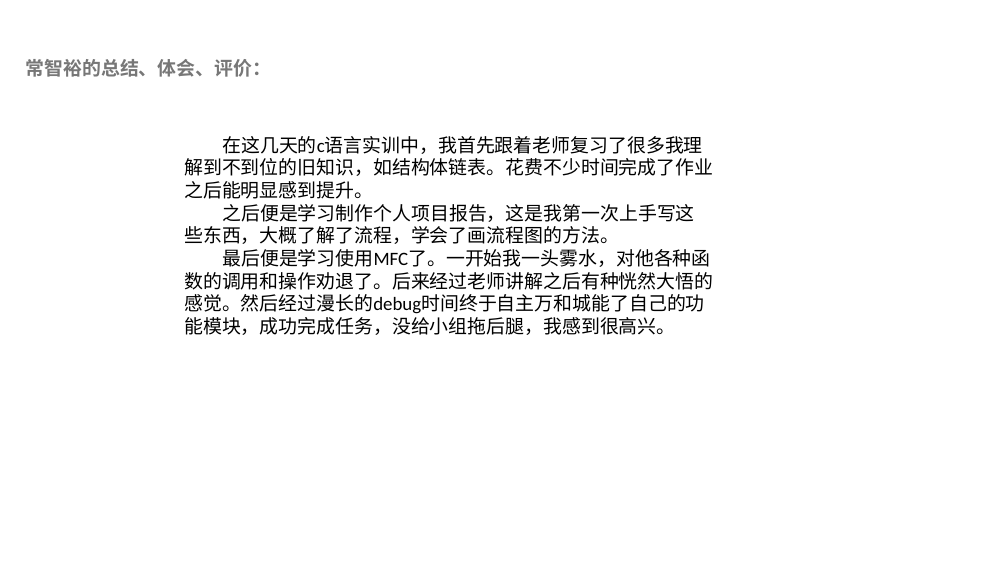
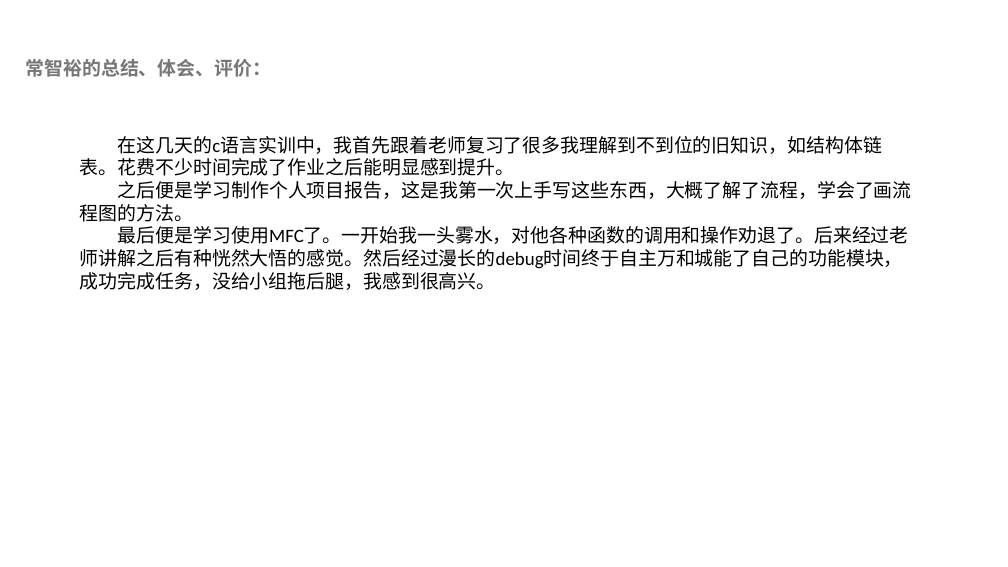
Before and after one commit to CC1AH/SummerTraining, a slide deck: slide 10 of 项目答辩总ppt.pptx (slide 9 before the commit). Drawn at 1008x567 pixels with LibreOffice and Linux fonts; fonts in the diff are those of the drawing; background and template pictures are left out. Boxes give left, top, right and bottom in pixels: in the first picture for what was removed or moved away, otherwise in the second. Text is boxed around its words. In the diff, an @@ line names an element or a change of style, - is before the commit and + after.

```diff
--- a/项目答辩总ppt.pptx
+++ b/项目答辩总ppt.pptx
@@ text "在这几天的c语言实训中，我首先跟着老师复习了很多我理解到不到位的旧知识，如结构体链表。花费不少时间完成了作业之后能明显感 ..." rewrapped from bbox=[184, 136, 713, 335] to bbox=[80, 136, 912, 290] @@
```
Also in this commit, not shown: 3 other slides changed, 1 slide added.
